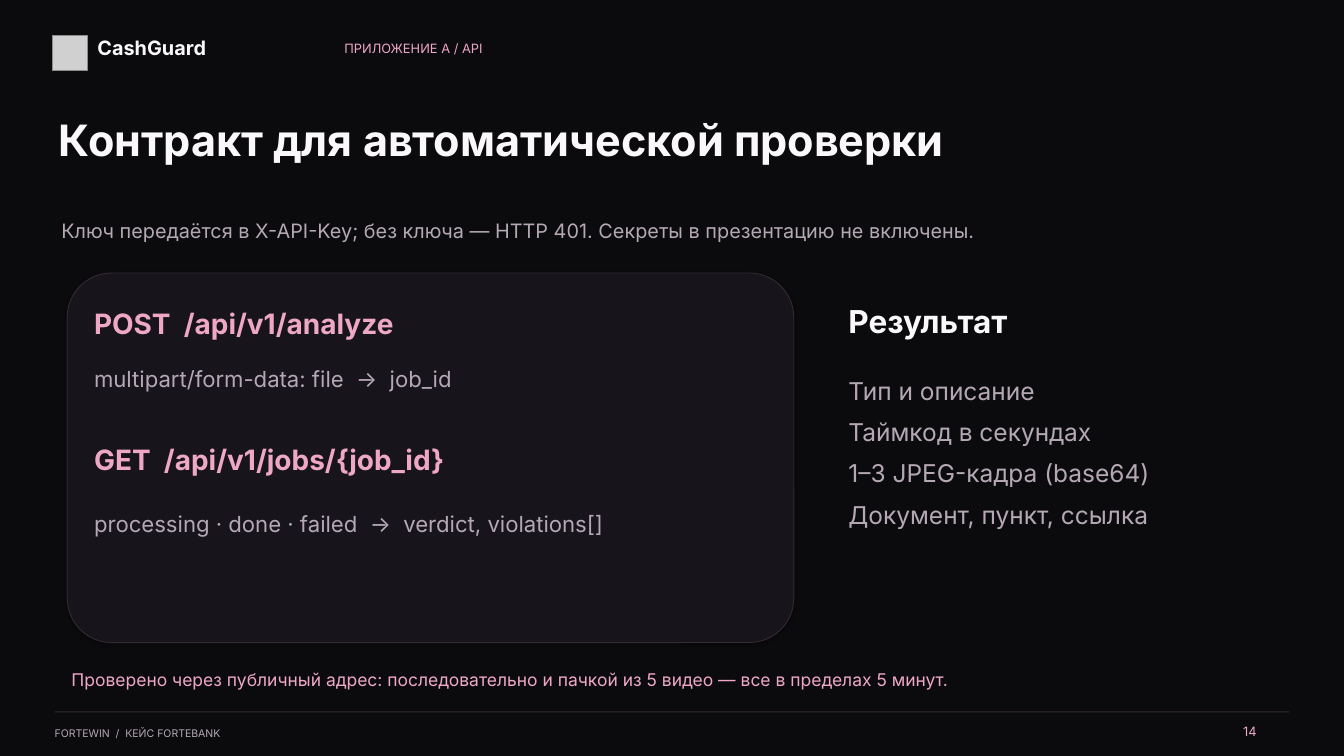
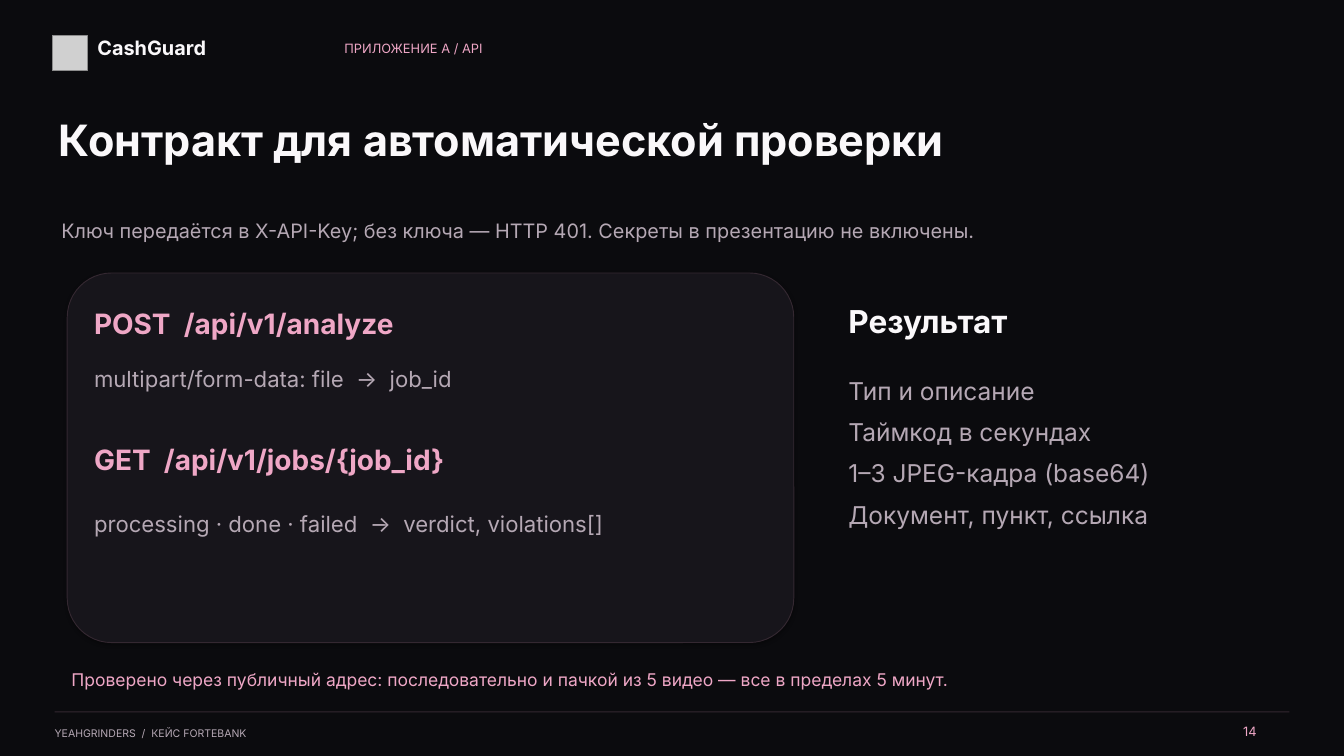
Before and after one commit to ayatyeah/CashGuard, a slide deck: slide 14 of presentations/CashGuard/CashGuard_ForteWin.pptx. Drawn at 1344x756 pixels with LibreOffice and Linux fonts; fonts in the diff are those of the drawing; grey boxes stand for pictures. Boxes give left, top, right and bottom in pixels: in the first picture for what was removed or moved away, otherwise in the second. Text is boxed around its words. In the diff, an @@ line names an element or a change of style, - is before the commit and + after.

```diff
--- a/presentations/CashGuard/CashGuard_ForteWin.pptx
+++ b/presentations/CashGuard/CashGuard_ForteWin.pptx
@@ text at (x1=55, y1=728, x2=246, y2=737): text changed @@
-FORTEWIN / КЕЙС FORTEBANK
+YEAHGRINDERS / КЕЙС FORTEBANK
```
Also in this commit, not shown: 14 other slides changed, 2 other files.
